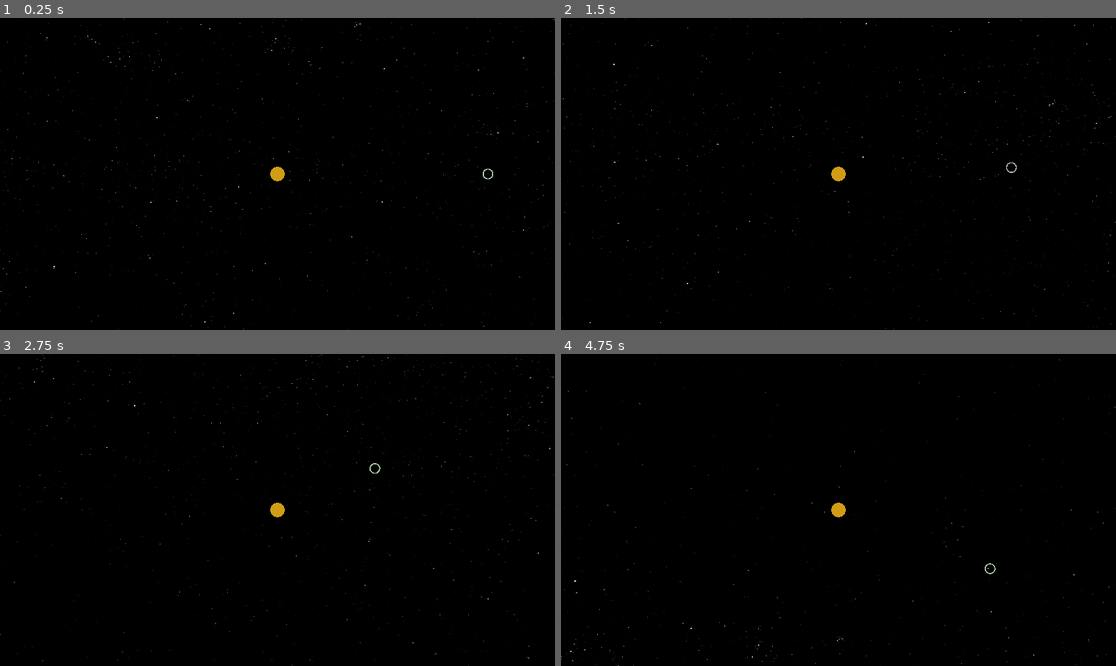
Above: before the commit, frames 1-4 (two rows, left to right).
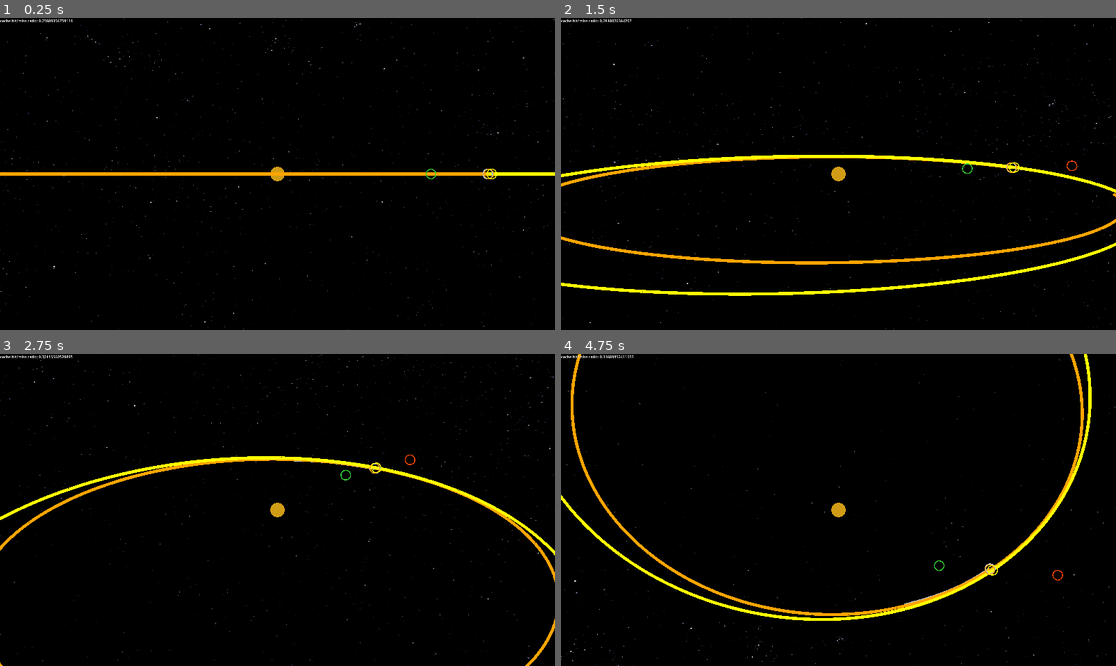
Above: after the commit, the same moments.

Repository: pinkavat/plaNetarium
Game: Godot game, scene res://world.tscn
Two runs of this game, one before a commit and one after it. Both use one fixed random seed, a clock stepped at 60 frames per second and the inputs below.
Inputs (mouse positions are in pixels of both pictures, inside the frame that each line leads up to):
- Up to frame 1 (0.25 s): no input
- Up to frame 2 (1.5 s): tap Enter (ui_accept) at 0.5, 0.77 s; move the mouse to (960, 158) at 0.52 s; hold Right (ui_right) 0.53-1.25 s; click (960, 158) at 0.67 s; drag from (727, 189) to (810, 236) at 1.27 s
- Up to frame 3 (2.75 s): move the mouse to (333, 441) at 2.02 s; hold Right (ui_right) from 2.03 s (still down)
- Up to frame 4 (4.75 s): release Right (ui_right) at 2.75 s; drag from (810, 572) to (672, 463) at 2.77 s; move the mouse to (1005, 556) at 3.52 s; hold Left (ui_left) 3.53-4.25 s; tap Enter (ui_accept) at 3.77, 4.25 s; drag from (672, 463) to (755, 432) at 4.27 s

The runs differ from the first frame. In frame 1, 1.2% of the frame differs, in the area x 0-100%, y 0-52%; in frame 2, 3.5%, in the area x 0-100%, y 0-90%; in frame 3, 2.0%; in frame 4, 2.8%.

Commit message:
preparing for maneuver refactor

Diff:
--- a/OrbitPolyline/orbit_polyline.gd
+++ b/OrbitPolyline/orbit_polyline.gd
@@ -33,10 +33,16 @@
 const VERTICES_PER_POINT : int = len(UV_LOOKUP)
 
 
+# Colour of the line
+var color := Color.WHITE
+
 # TODO: linkage of cache size/cache resizing concerns.
-func _init(size_ : int, space_scale_ : float):
+func _init(space_scale_ : float):
+	space_scale = space_scale_
+
+# TODO: separated init and setup due to dependency clashing in plaNetarium core
+func setup(size_ : int):
 	size = size_
-	space_scale = space_scale_
 
 	# Resize backing buffers
 	_positions.resize(size * VERTICES_PER_POINT)
@@ -98,7 +104,7 @@
 		_next_positions[backing_prior_in_next + bi + 2] = pos.z
 		bi += 3
 
-		_colours[backing_prior_index + i] = Color.AQUA if data.primary.name == &"earth" else Color.ORANGE
+		_colours[backing_prior_index + i] = color
 
 	_recommit_mesh()
 
--- a/PlaNetarium/gravitee.gd
+++ b/PlaNetarium/gravitee.gd
@@ -37,7 +37,7 @@
 ## TODO: experimental. Obtain the admissible error for a given primary.
 ## TODO should be a property of the gravitor, like the acceptable jump
 func admissible_error_of(primary : Gravitor) -> float:
-	return 1.0 # TODO
+	return 10.0 # TODO
 
 
 ## Initialize a new Gravitee, with an initial Cartesian state (position and velocity) at
--- a/PlaNetarium/plaNetarium.gd
+++ b/PlaNetarium/plaNetarium.gd
@@ -159,7 +159,7 @@
 ##			ascending_long [float] : angle from reference direction to ascending node
 ##			time_since_peri [float]: time elapsed between body at periapsis and orbit's reference time zero
 ##		}
-func add_large_body(name : StringName, parent_name : StringName, parameters : Dictionary, orbit : Dictionary):
+func add_large_body(name : StringName, parent_name : StringName, parameters : Dictionary, orbit : Dictionary) -> void:
 	assert(not name in _large_bodies, "Body names must be unique!")
 	assert(not name in _small_bodies, "Body names must be unique!")
 	assert(parent_name in _large_bodies, "Parent not found!")
@@ -211,21 +211,19 @@
 
 # TODO: small body creators, controllable vs uncontrollable (one 'tee or many)
 ## TODO: temporary small-body adder for maintain func test.
-## TODO note: time-ref concerns; Double-precision not to be exposed!
-func temp_add_small_body(name : StringName, pos_0 : DoubleVector3, vel_0 : DoubleVector3, time_0 : float):
+## TODO note: time-ref concerns
+func temp_add_small_body(name : StringName, pos_0 : Vector3, vel_0 : Vector3, time_0 : float) -> void:
 	assert(not name in _large_bodies, "Body names must be unique!")
 	assert(not name in _small_bodies, "Body names must be unique!")
 
-	var temp_course = Gravitee.new(pos_0, vel_0, time_0, cached_gravitor_query)
+	var temp_course = Gravitee.new(DoubleVector3.from_vec3(pos_0), DoubleVector3.from_vec3(vel_0), time_0, cached_gravitor_query)
 	var new_body = SmallBody.new()
 	new_body.main_course = temp_course
 
 	_small_bodies[name] = new_body
-	return temp_course # TODO only needful 'cause we haven't set up connectors yet for the orbitline
 
 
 # TODO: small body force modification.
-
 
 # ========== MANEUVERING ==========
 # Some small bodies can generate chains of putative future courses. Managing these
@@ -289,7 +287,7 @@
 	var last_time = Time.get_ticks_usec()
 
 	# TODO gravitor sweepline algorithm
-	for i in 2048: # TODO fallback
+	for i in 256: # TODO fallback
 
 		for small_body in _small_bodies.values():
 			# Update the main course
@@ -326,6 +324,28 @@
 
 
 
+# ========== ORBIT DRAWING ==========
+# Orbit Drawing is one of those things we really don't have a solution for that's
+# both modular and efficient (yet). So we break our paradigm a bit, for now.
+# TODO TODO TODO TODO TODO: improve this!!!
+
+# TODO: imperfect solution; refactor or remove!
+func connect_orbit_line(name : StringName, line : OrbitPolyline) -> void:
+	var body = _small_bodies.get(name)
+	assert(body, "Cannot find body to connect to!")
+
+	var gravitee = body.main_course
+
+	line.setup(gravitee.long_cache.length())
+	gravitee.long_cache.added_item.connect(line.add_point)
+	gravitee.long_cache.changed_item.connect(line.change_point)
+	gravitee.long_cache.invalidate.connect(line.invalidate)
+
+# TODO: connecting MANEUVER LINES -- what diff proc...?
+
+
+
+
 # ========== INNARDS ==========
 
 # The internal set of all large bodies managed by the simulation.
@@ -371,3 +391,6 @@
 	else:
 		_cache_hits += 1
 	return _cached_gravitors
+
+func get_cache_ratio():
+	return float(_cache_hits) / float(_cache_misses)
--- a/PlaNetariumViewer/plaNetarium_view.gd
+++ b/PlaNetariumViewer/plaNetarium_view.gd
@@ -24,7 +24,7 @@
 
 
 ## How many microseconds each process call is allowed to use.
-var tick_budget_usec : int = 8000
+var tick_budget_usec : int = 16000 # 8000
 
 
 
@@ -104,6 +104,22 @@
 			# Setup for unpredictable view
 			new_view = preload("res://PlaNetariumViewer/SmallBodyView/unpredictable_small_body_view.tscn").instantiate()
 
+		ViewType.PREDICTABLE:
+			# Setup for predictable view
+
+			# TODO This is TERRIBLE!
+			new_view = preload("res://PlaNetariumViewer/SmallBodyView/unpredictable_small_body_view.tscn").instantiate()
+			var orbit_line = OrbitPolyline.new(space_scale)
+			orbit_line.color = properties.get('color', Color.MAGENTA)
+			planetarium.connect_orbit_line(body_name, orbit_line)
+
+			# TODO hmmm. Transform concerns!
+			var temp_recenterer = Node.new()
+			temp_recenterer.add_child(orbit_line)
+			new_view.add_child(temp_recenterer)
+
+
+
 	# Setup shared by all views
 	var click_target = new_view.get_node("ClickTarget")
 	click_target.color = properties.get('color', Color.MAGENTA)
@@ -169,8 +185,3 @@
 #	$CameraGimbal._start_move_towards($TestTarget2)
 #	$CameraGimbal.move_amount = 0.0
 #
-#	orbit_line = TouchableOrbitPolyline.new(sponch.long_cache.length(), space_scale)
-#	sponch.long_cache.added_item.connect(orbit_line.add_point)
-#	sponch.long_cache.changed_item.connect(orbit_line.change_point)
-#	sponch.long_cache.invalidate.connect(orbit_line.invalidate)
-#	add_child(orbit_line)
--- a/test_driver.gd
+++ b/test_driver.gd
@@ -18,7 +18,13 @@
 	view.planetarium = planetarium
 
 	planetarium.add_large_body(&"earth", &"sol", {"mu" : 3.986e14}, {"periapsis":147.1e9, "apoapsis":152.1e9})
-	view.load_large_body(&"earth", {"color" : Color.LIME_GREEN})
+	view.load_large_body(&"earth", {"color" : Color.SKY_BLUE})
+
+	planetarium.add_large_body(&"venus", &"sol", {"mu" : 3.249e14}, {"periapsis":107.5e9, "apoapsis":108.9e9})
+	view.load_large_body(&"venus", {"color" : Color.LIME_GREEN})
+
+	planetarium.add_large_body(&"mars", &"sol", {"mu" : 4.283e13}, {"periapsis":206.7e9, "apoapsis":249.2e9})
+	view.load_large_body(&"mars", {"color" : Color.ORANGE_RED})
 
 	# Baroque way of adding a small body at a position!
 	# TODO: WHEN THESE GO, REMOVE THE ASSOCIATED CODE IN GRAVITOR!
@@ -26,12 +32,14 @@
 	var earth = sol.add_child_from_apsides("earth", 3.986e14, 147.1e9, 152.1e9)
 	var lunar_orbit := UniversalKepler.initial_conditions_from_apsides(3.986e14, 363e6, 405e6)
 	var lunar_global = [lunar_orbit[0].add(earth.pos_0), lunar_orbit[1].add(earth.vel_0)]
-	sponch = planetarium.temp_add_small_body(&"sponch", lunar_global[0], lunar_global[1], 0.0)
-	view.load_small_body(&"sponch", PlaNetariumView.ViewType.UNPREDICTABLE, {"color" : Color.GRAY})
+	planetarium.temp_add_small_body(&"sponch", lunar_global[0].vec3(), lunar_global[1].vec3(), 0.0)
+	view.load_small_body(&"sponch", PlaNetariumView.ViewType.PREDICTABLE, {"color" : Color.GRAY})
 
-#		#$Label.text = $Label.text + "\ncache tail: "+str(sponch.long_cache.get_at(sponch.long_cache_tail).qtime * sponch.time_quantum)+"\n("+str(sponch.long_cache_tail)+"/"+str(sponch.long_cache.length())+")"+"\ncurrent time: "+ str(sim_time) + " (" +str(sim_time/60.0/60.0)+ " hours)" +"\nvalid ticks: " + str(valid_tick_count)# + "\ntimestep: " + str(sponch.timestep)
-#		$Label.text = $Label.text + "\ngravitor cache hit/miss rate: " + str(float(cache_hits)/float(cache_misses))
-#		$Label.text = $Label.text + "\ncurrent primary: " + str(sponch.long_cache.get_at(0).primary.name)
+	planetarium.temp_add_small_body(&"quell", lunar_orbit[0].mul(2.0).add(earth.pos_0).vec3(), lunar_global[1].vec3(), 0.0)
+	view.load_small_body(&"quell", PlaNetariumView.ViewType.PREDICTABLE, {"color" : Color.ORANGE})
+
+	planetarium.temp_add_small_body(&"quert", lunar_orbit[0].mul(8.0).add(earth.pos_0).vec3(), lunar_global[1].vec3(), 0.0)
+	view.load_small_body(&"quert", PlaNetariumView.ViewType.PREDICTABLE, {"color" : Color.YELLOW})
 
 
 func _process(_delta):
@@ -42,3 +50,6 @@
 		view.time_scale /= 2.0
 	if Input.is_action_just_pressed("ui_accept"):
 		view.running = not view.running
+
+
+	$Label.text = "cache hit/miss ratio: " + str(planetarium.get_cache_ratio())
